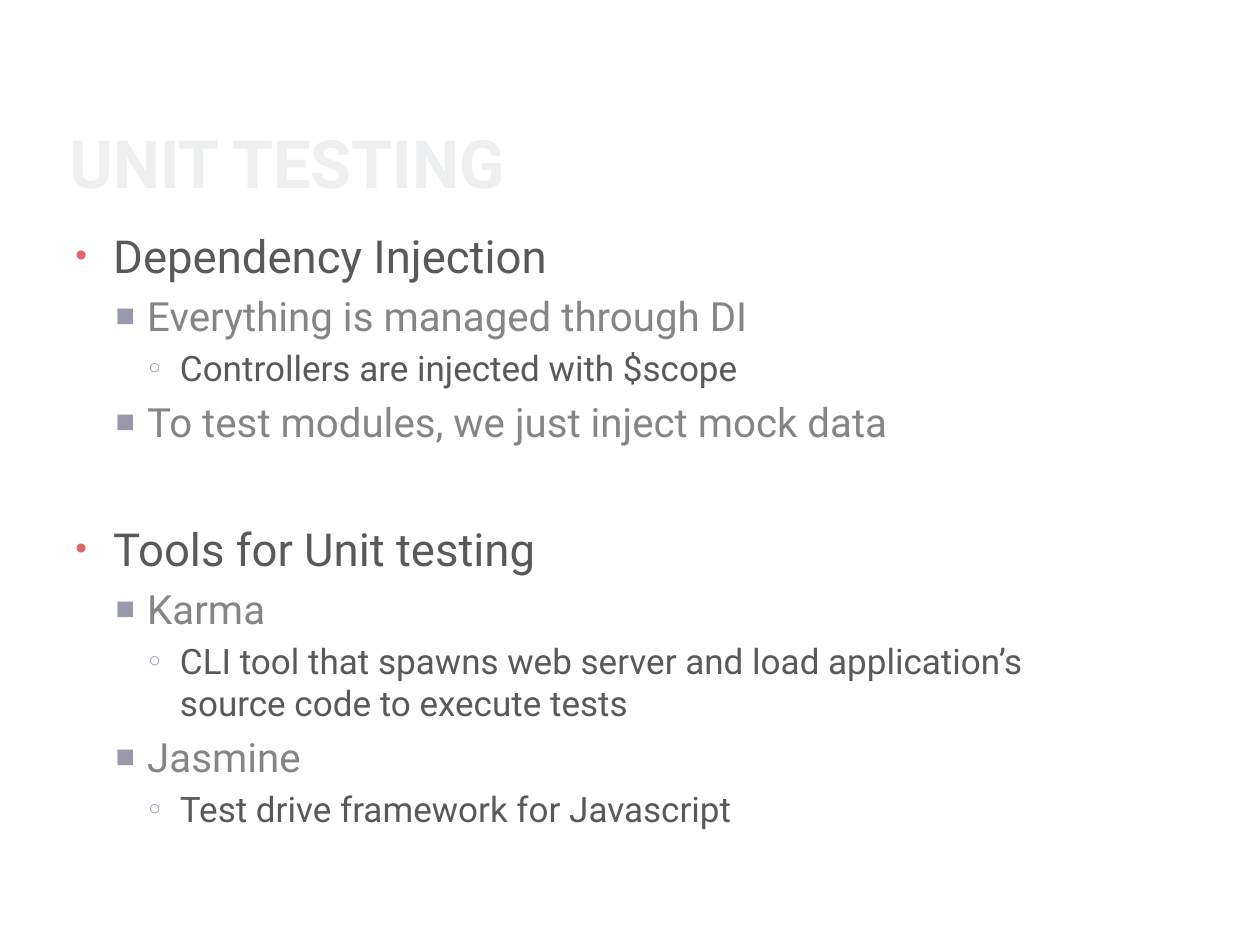
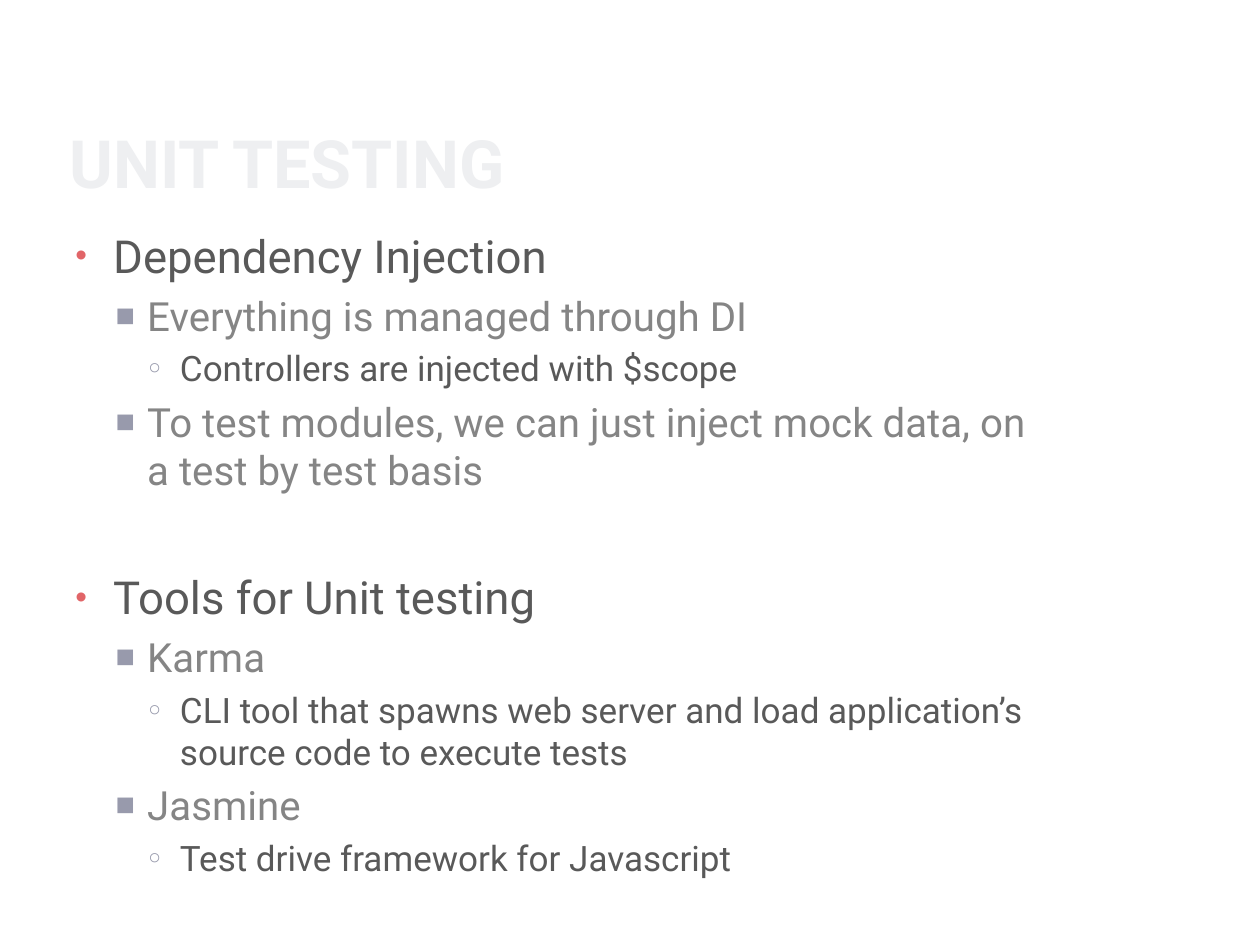
Before and after one commit to gibson-wong/AngularJS-Project, a slide deck: slide 16 of AngularJS.pptx. Drawn at 1260x945 pixels with LibreOffice and Linux fonts; fonts in the diff are those of the drawing; background and template pictures are left out. Boxes give left, top, right and bottom in pixels: in the first picture for what was removed or moved away, otherwise in the second. Text is boxed around its words. In the diff, an @@ line names an element or a change of style, - is before the commit and + after.

```diff
--- a/AngularJS.pptx
+++ b/AngularJS.pptx
@@ text at [147, 407, 1025, 494]: text changed @@
-  ■ To test modules, we just inject mock data
+  ■ To test modules, we can just inject mock data, on a test by test basis
```
Also in this commit, not shown: 8 other slides changed, 1 slide added, 8 other files.
